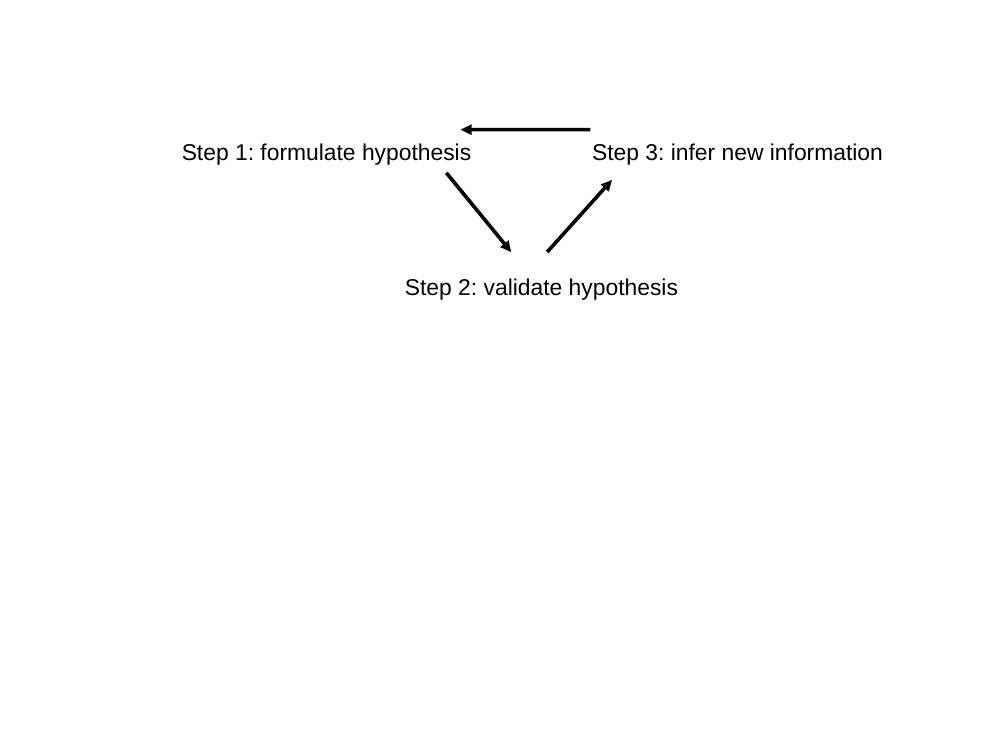
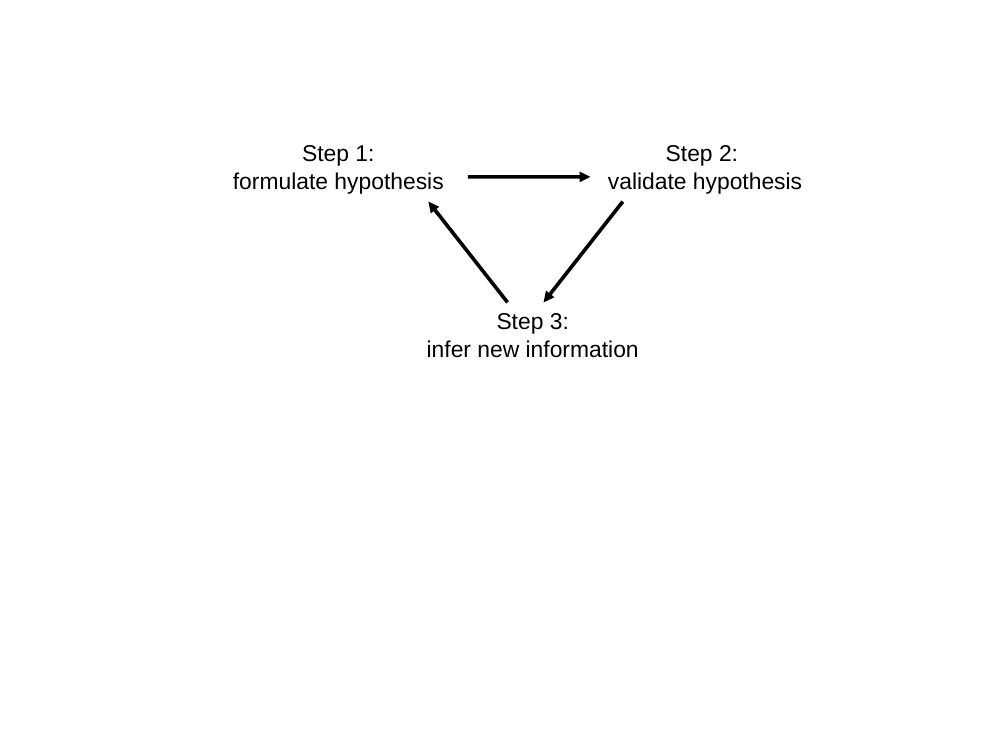
Before and after one commit to crigaud/thesis, a slide deck: slide 1 of chapters/5-knowledge/figs/process_loop.odp. Drawn at 1008x756 pixels with LibreOffice and Linux fonts; fonts in the diff are those of the drawing. Boxes give left, top, right and bottom in pixels: in the first picture for what was removed or moved away, otherwise in the second. Text is boxed around its words. In the diff, an @@ line names an element or a change of style, - is before the commit and + after.

```diff
--- a/chapters/5-knowledge/figs/process_loop.odp
+++ b/chapters/5-knowledge/figs/process_loop.odp
@@ text at [233,145,443,194]: text changed @@
-Step 1: formulate hypothesis
+Step 1:
+formulate hypothesis
@@ text at [608,145,802,194]: text changed @@
-Step 2: validate hypothesis
+Step 2:
+validate hypothesis
@@ arrow moved from (591, 130) - (461, 130) to (468, 177) - (591, 177) @@
@@ arrow moved from (446, 173) - (511, 252) to (508, 303) - (429, 201) @@
@@ arrow moved from (547, 252) - (612, 180) to (623, 201) - (543, 303) @@
@@ text at [427,313,639,358]: text changed @@
-Step 3: infer new information
+Step 3:
+infer new information
```
Also in this commit, not shown: 9 other files.
